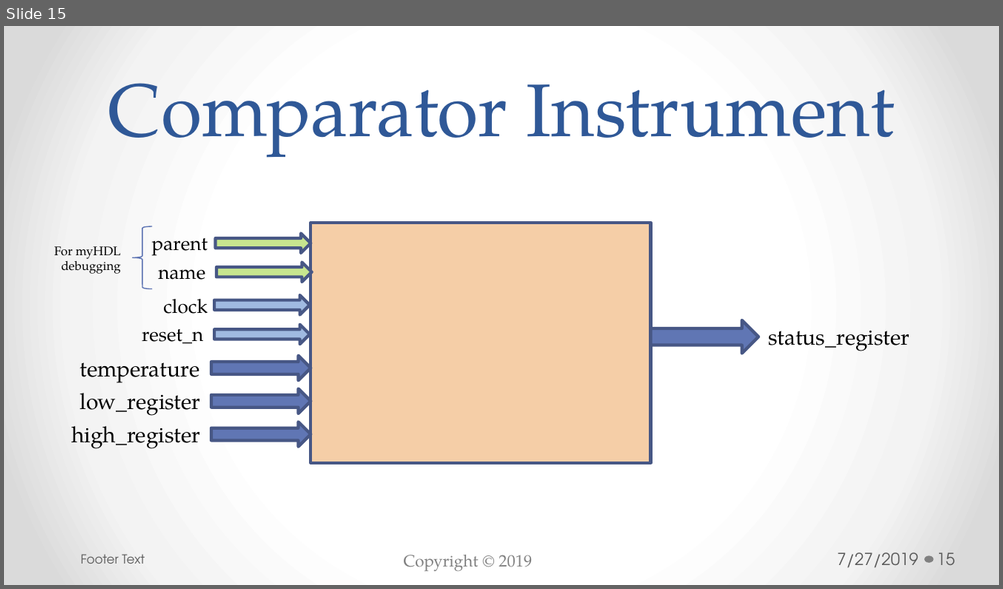
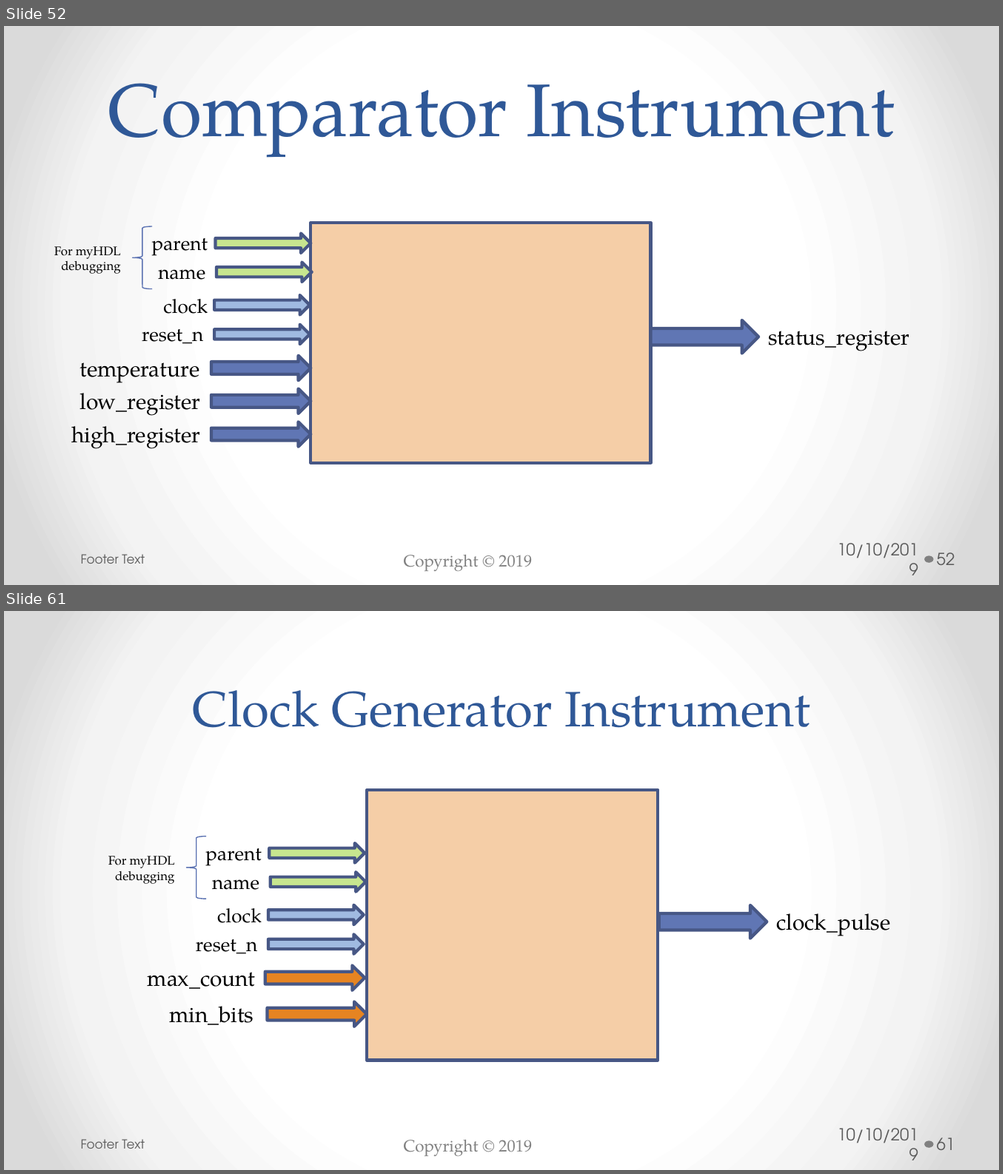
Before and after one commit to bradfordvt/P2654Simulations, a slide deck: docs/HLD.pptx. Shown one above the other, each under a label of ours: slide 15 before the commit, slides 52 and 61 after it; the slides between them are not shown. The pictures are 1003x589 and 1003x1174 pixels, drawn with LibreOffice and Linux fonts; fonts in the diff are those of the drawing; background and template pictures are left out. Boxes give left, top, right and bottom in pixels: in the first picture for what was removed or moved away, otherwise in the second. Text is boxed around its words. In the diff, an @@ line names an element or a change of style, - is before the commit and + after.

```diff
--- a/docs/HLD.pptx
+++ b/docs/HLD.pptx
@@ slide 61 added at <box>4,611,999,1170</box>, background gradient #FFFFFF to #F4F4F4 to #DADADA; not listed: 2 template elements that a slide beside it also shows @@
@@ title added at <box>193,690,810,728</box>, 36 pt, text #2F5897 @@
+Clock Generator Instrument
@@ rectangle added at <box>367,790,658,1060</box>, fill #F5CEA7, outline #475785 2.25 pt @@
@@ left brace added at <box>186,837,206,900</box>, outline #5C72B2 0.75 pt @@
@@ text added at <box>205,849,261,866</box>, 14 pt, text #000000 @@
+parent
@@ right arrow added at <box>270,843,365,863</box>, fill #C7E68F, outline #475785 2.25 pt @@
@@ text added at <box>108,856,175,884</box>, 9 pt, text #000000 @@
+For myHDL debugging
@@ right arrow added at <box>270,872,366,892</box>, fill #C7E68F, outline #475785 2.25 pt @@
@@ text added at <box>212,880,259,890</box>, 14 pt, text #000000 @@
+name
@@ text added at <box>217,908,262,923</box>, 14 pt, text #000000 @@
+clock
@@ right arrow added at <box>269,906,364,925</box>, fill #A0BAE1, outline #475785 2.25 pt @@
@@ right arrow added at <box>658,906,766,938</box>, fill #6076B4, outline #475785 2.25 pt @@
@@ text added at <box>777,914,891,937</box>, 16 pt, text #000000 @@
+clock_pulse
@@ text added at <box>196,940,257,954</box>, 14 pt, text #000000 @@
+reset_n
@@ right arrow added at <box>269,934,364,954</box>, fill #A0BAE1, outline #475785 2.25 pt @@
@@ text added at <box>148,972,256,989</box>, 16 pt, text #000000 @@
+max_count
@@ right arrow added at <box>264,966,364,991</box>, fill #E68422, outline #475785 2.25 pt @@
@@ text added at <box>169,1006,253,1025</box>, 16 pt, text #000000 @@
+min_bits
@@ right arrow added at <box>267,1002,367,1027</box>, fill #E68422, outline #475785 2.25 pt @@
@@ text added at <box>81,1139,145,1149</box>, 9 pt, text #595959 @@
+Footer Text
@@ text added at <box>836,1128,918,1144</box>, 12 pt, text #595959 @@
+10/10/2019
@@ page number added at <box>936,1138,955,1150</box>, 12 pt, text #595959 @@
+61
@@ what was slide 15 is now slide 52 @@
@@ slide 52 changed as well @@
@@ text at <box>836,543,918,559</box>: text changed @@
-7/27/2019
+10/10/2019
@@ page number at <box>936,553,955,565</box>: text changed @@
-15
+52
```
Also in this commit, not shown: 14 other slides changed, 61 other slides added.
